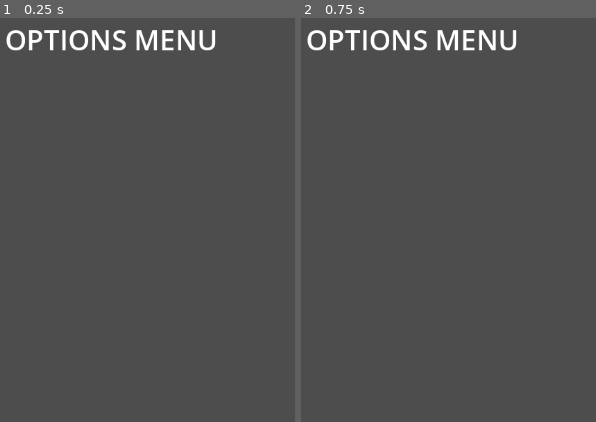
Above: before the commit, frames 1-2 (left to right).
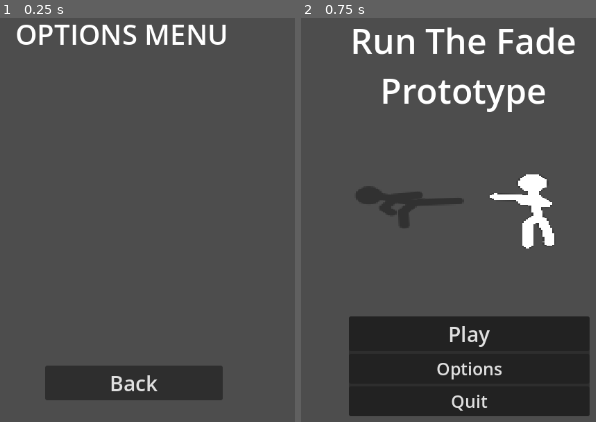
Above: after the commit, the same moments.

Repository: dsivodhamen-cmd/RunTheFade
Game: Godot game, scene res://scenes/options_menu.tscn
Same seed, same stepped clock (60 frames per second), same inputs: the game is played once before the commit and once after it. This scene is started directly instead of the project's main scene.
Inputs (mouse positions are in pixels of both pictures, inside the frame that each line leads up to):
- Up to frame 1 (0.25 s): no input
- Up to frame 2 (0.75 s): click (433, 381) at 0.5 s, where only the run after the commit has a clickable "Back"

The runs differ from the first frame. In frame 1, 7.7% of the frame differs, in the area x 2-77%, y 1-95%; in frame 2, 27%, in the area x 2-98%, y 2-99%.

Commit message:
Created simple but useless options menu

Diff:
--- a/run-the-fade/scenes/options_menu.tscn
+++ b/run-the-fade/scenes/options_menu.tscn
@@ -1,4 +1,6 @@
 [gd_scene format=3 uid="uid://crum6xxbtujjf"]
+
+[ext_resource type="Script" uid="uid://c33ib2qwufb1d" path="res://scripts/options_menu.gd" id="1_liyum"]
 
 [node name="Control" type="Control" unique_id=1220394036]
 layout_mode = 3
@@ -7,12 +9,27 @@
 anchor_bottom = 1.0
 grow_horizontal = 2
 grow_vertical = 2
+script = ExtResource("1_liyum")
 
 [node name="Label" type="Label" parent="." unique_id=371358005]
 layout_mode = 0
-offset_left = 382.0
-offset_top = 21.0
-offset_right = 689.0
-offset_bottom = 76.0
+offset_left = 397.0
+offset_top = 13.0
+offset_right = 704.0
+offset_bottom = 68.0
 theme_override_font_sizes/font_size = 40
 text = "OPTIONS MENU"
+
+[node name="VBoxContainer" type="VBoxContainer" parent="." unique_id=1913975003]
+layout_mode = 0
+offset_left = 440.0
+offset_top = 519.0
+offset_right = 696.0
+offset_bottom = 622.0
+
+[node name="Back button" type="Button" parent="VBoxContainer" unique_id=1876562256]
+layout_mode = 2
+theme_override_font_sizes/font_size = 30
+text = "Back"
+
+[connection signal="pressed" from="VBoxContainer/Back button" to="." method="_back"]
--- /dev/null
+++ b/run-the-fade/scripts/options_menu.gd
@@ -0,0 +1,18 @@
+extends Control
+
+
+
+
+
+# Called when the node enters the scene tree for the first time.
+func _ready() -> void:
+	pass # Replace with function body.
+
+
+# Called every frame. 'delta' is the elapsed time since the previous frame.
+func _process(delta: float) -> void:
+	pass
+
+
+func _back() -> void:
+	get_tree().call_deferred("change_scene_to_file", "res://scenes/main_menu.tscn")
Not shown, added: run-the-fade/scripts/options_menu.gd.uid
